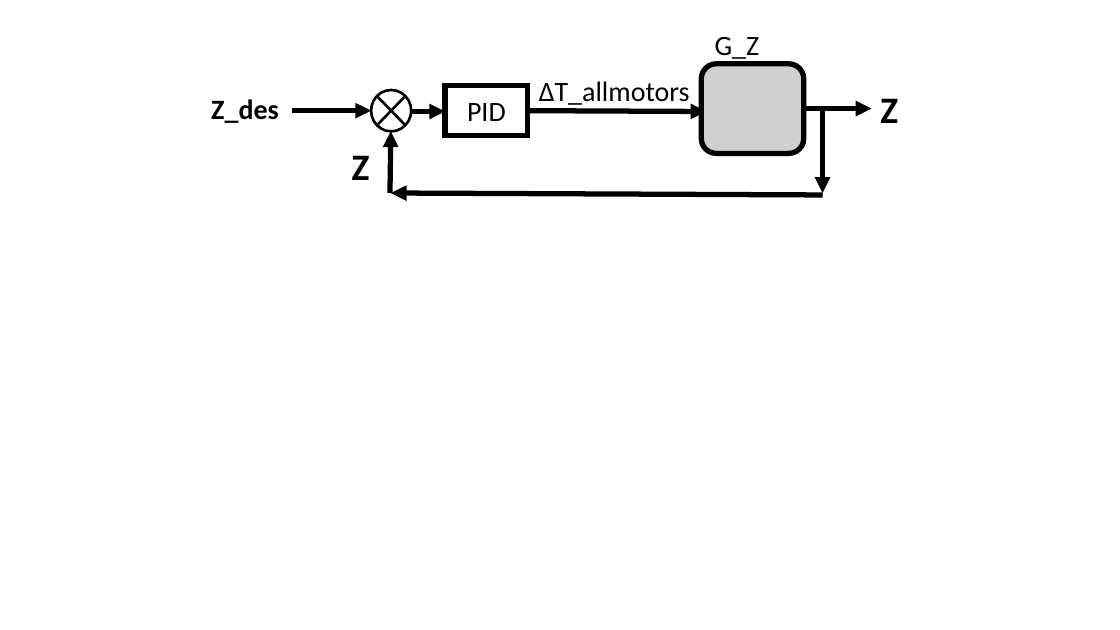
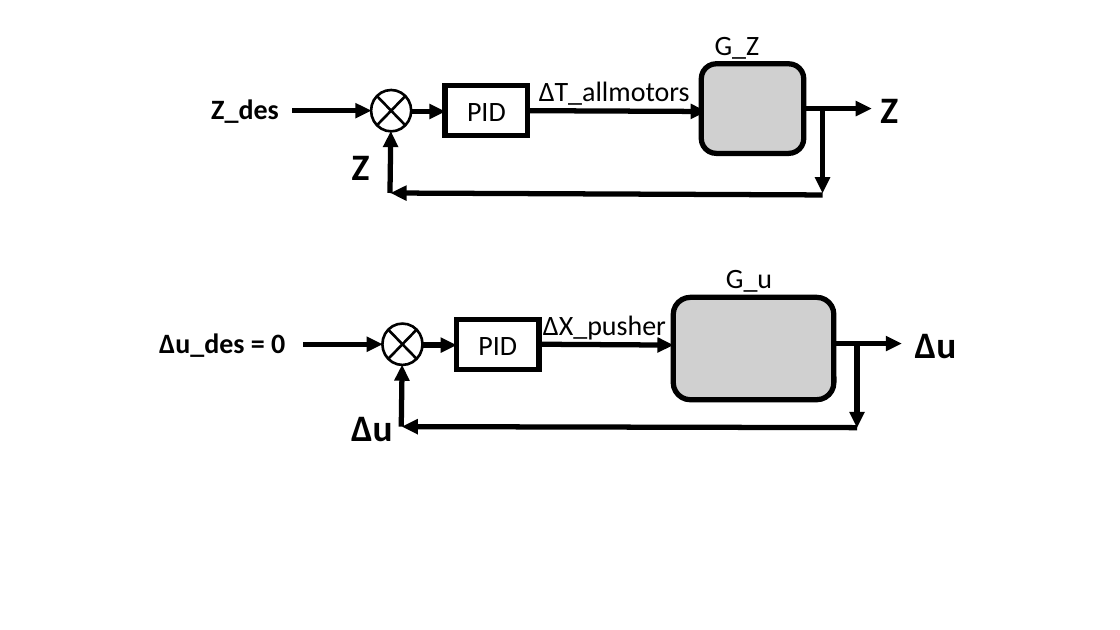
Before and after one commit to mohamedkhattab2019/graduation-project, a slide deck: slide 3 of documentation/Presentation1.pptx. Drawn at 1120x630 pixels with LibreOffice and Linux fonts; fonts in the diff are those of the drawing; grey boxes stand for pictures. Boxes give left, top, right and bottom in pixels: in the first picture for what was removed or moved away, otherwise in the second. Text is boxed around its words. In the diff, an @@ line names an element or a change of style, - is before the commit and + after.

```diff
--- a/documentation/Presentation1.pptx
+++ b/documentation/Presentation1.pptx
@@ picture added at bbox=[673, 297, 833, 400] @@
@@ text added at bbox=[726, 270, 772, 295], 24 pt, text #000000 @@
+G_u
@@ flow chart summing junction added at bbox=[382, 323, 423, 365], fill #FFFFFF, outline #000000 2.25 pt @@
@@ rectangle added at bbox=[456, 319, 539, 370], fill #FFFFFF, outline #000000 4.5 pt, 24 pt, text #000000 @@
+PID
@@ text added at bbox=[543, 315, 666, 341], 24 pt, text #000000 @@
+ΔX_pusher
@@ text added at bbox=[159, 333, 285, 357], 24 pt, text #000000, bold @@
+Δu_des = 0
@@ arrow added from (303, 344) to (382, 344), #000000 4.5 pt @@
@@ arrow added from (423, 345) to (456, 345), #000000 4.5 pt @@
@@ arrow added from (539, 344) to (673, 345), #000000 4.5 pt @@
@@ arrow added from (834, 344) to (902, 344), #000000 4.5 pt @@
@@ arrow added from (857, 343) to (857, 428), #000000 4.5 pt @@
@@ text added at bbox=[915, 333, 957, 359], 32 pt, text #000000, bold @@
+Δu
@@ arrow added from (402, 427) to (402, 365), #000000 4.5 pt @@
@@ text added at bbox=[351, 416, 393, 442], 32 pt, text #000000, bold @@
+Δu
@@ arrow added from (857, 428) to (402, 427), #000000 4.5 pt @@
```
Also in this commit, not shown: 1 other slide changed, 9 slides added, 1 slide removed, 3 other files.
